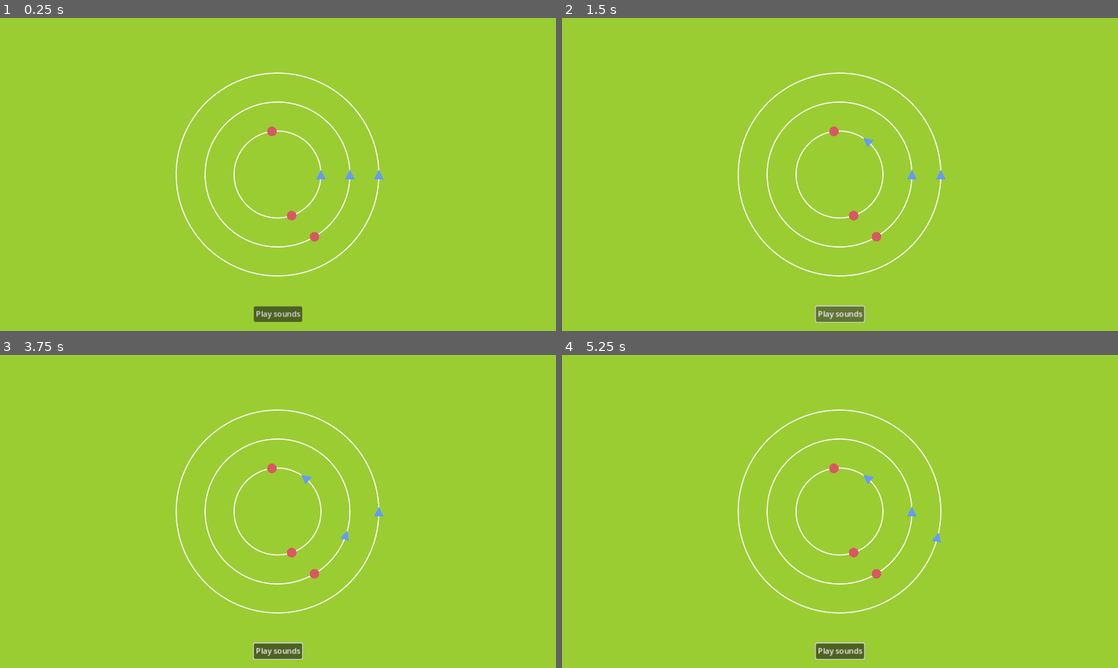
Above: before the commit, frames 1-4 (two rows, left to right).
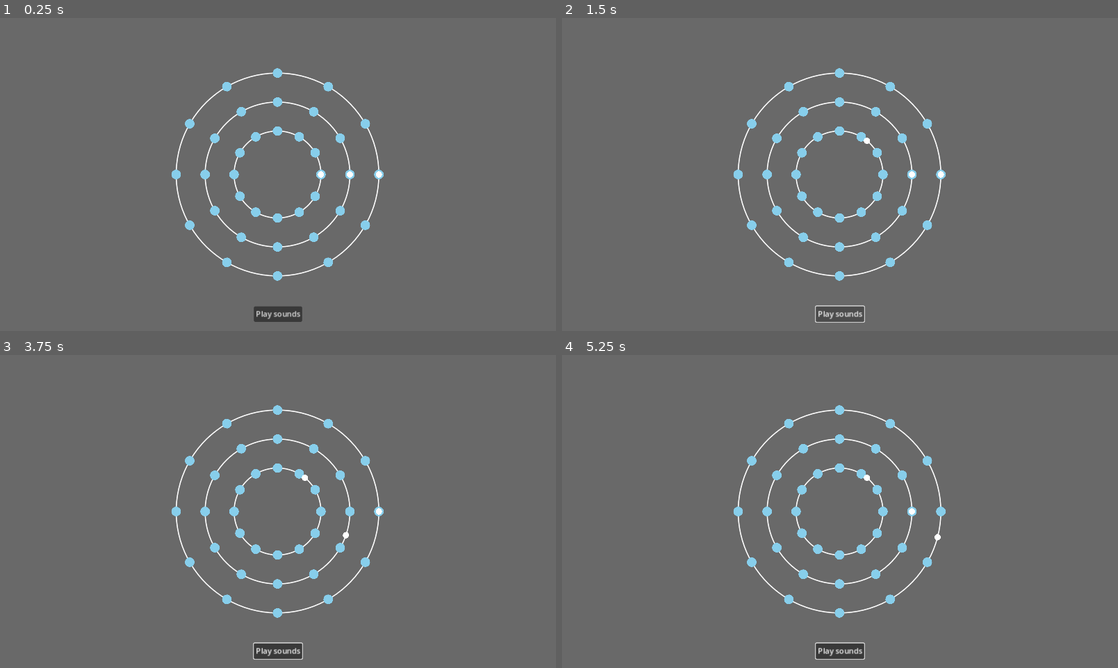
Above: after the commit, the same moments.

Repository: rockgem/Concentrix
Game: Godot game, scene res://scenes/World.tscn
Same seed, same stepped clock (60 frames per second), same inputs: the game is played once before the commit and once after it.
Inputs (mouse positions are in pixels of both pictures, inside the frame that each line leads up to):
- Up to frame 1 (0.25 s): no input
- Up to frame 2 (1.5 s): tap Enter at 0.5 s; drag from (884, 174) to (895, 105) at 0.52 s; click "Play sounds" at 1.25 s
- Up to frame 3 (3.75 s): drag from (272, 467) to (289, 552) at 2.02 s; click (289, 552) at 2.92 s; drag from (350, 511) to (316, 574) at 3.52 s
- Up to frame 4 (5.25 s): drag from (878, 574) to (940, 511) at 4.27 s; drag from (940, 511) to (878, 574) at 5.02 s

The runs differ from the first frame. In frame 1, 99% of the frame differs, in the area x 0-100%, y 0-100%; in frame 2, 99%; in frame 3, 99%; in frame 4, 99%.

Commit message:
ability to change shapes, colors, frequency of sound

Diff:
--- a/actors/elements/Point.gd
+++ b/actors/elements/Point.gd
@@ -7,15 +7,12 @@
 }
 
 var type = TYPE.POINT
-var sound = ''
+var sound_hz = 100.0
+var default_size = 0.32
 
 var is_dragging = false
 
 
-
-func _ready():
-	match type:
-		TYPE.STATION: $Inner/Circle.texture = load("res://art/circle.png")
 
 
 func _physics_process(delta):
@@ -28,10 +25,6 @@
 		is_dragging = false
 
 
-func play_sound():
-	pass
-
-
 func check_touching():
 	if type == TYPE.POINT:
 		for a in $Inner/Area2D.get_overlapping_areas():
@@ -40,7 +33,19 @@
 
 func _on_area_2d_area_entered(area):
 	if type == TYPE.STATION:
-		Sfx.play_sound(sound)
+		var playback # Will hold the AudioStreamGeneratorPlayback.
+		var sample_hz = $AudioStreamPlayer.stream.mix_rate
+
+		$AudioStreamPlayer.play()
+		playback = $AudioStreamPlayer.get_stream_playback()
+
+		var phase = 0.0
+		var increment = sound_hz / sample_hz
+		var frames_available = playback.get_frames_available()
+
+		for i in range(frames_available / 4):
+			playback.push_frame(Vector2.ONE * sin(phase * TAU))
+			phase = fmod(phase + increment, 1.0)
 
 
 func _on_area_2d_area_exited(area):
--- a/actors/elements/Point.tscn
+++ b/actors/elements/Point.tscn
@@ -1,9 +1,11 @@
-[gd_scene load_steps=4 format=3 uid="uid://xioa8mhmmr3e"]
+[gd_scene load_steps=5 format=3 uid="uid://xioa8mhmmr3e"]
 
 [ext_resource type="Script" path="res://actors/elements/Point.gd" id="1_yjnkl"]
-[ext_resource type="Texture2D" uid="uid://cixoodxtkg3jl" path="res://art/tri.png" id="2_05dci"]
+[ext_resource type="Texture2D" uid="uid://cynbonolh6jlt" path="res://art/circle_small.png" id="2_cion6"]
 
 [sub_resource type="CircleShape2D" id="CircleShape2D_8550m"]
+
+[sub_resource type="AudioStreamGenerator" id="AudioStreamGenerator_824ha"]
 
 [node name="Point" type="Node2D" groups=["Point"]]
 script = ExtResource("1_yjnkl")
@@ -17,7 +19,10 @@
 
 [node name="Circle" type="Sprite2D" parent="Inner"]
 scale = Vector2(0.32, 0.32)
-texture = ExtResource("2_05dci")
+texture = ExtResource("2_cion6")
+
+[node name="AudioStreamPlayer" type="AudioStreamPlayer" parent="."]
+stream = SubResource("AudioStreamGenerator_824ha")
 
 [connection signal="area_entered" from="Inner/Area2D" to="." method="_on_area_2d_area_entered"]
 [connection signal="area_exited" from="Inner/Area2D" to="." method="_on_area_2d_area_exited"]
--- a/scenes/World.gd
+++ b/scenes/World.gd
@@ -31,11 +31,19 @@
 	distance_changed.connect(on_distance_changed)
 
 	add_circles(circles_count)
-	add_station_to_circle(1, 1, 36.0, 'Beep2')
-	add_station_to_circle(1, 1, 240.0, 'Beep')
-	add_station_to_circle(2, 1, 89.0, 'Beep')
+	#add_station_to_circle(1, 1, 36.0, 655, 'square', Color.GREEN, .34)
+	#add_station_to_circle(1, 1, 240.0, 400, 'circle', Color.BLUE, .48)
+	#add_station_to_circle(2, 1, 89.0, 300, 'circle')
+	#add_station_to_circle(3, 1, 89.0, 300, 'triangle', Color.RED)
 
-	change_background_color(Color.YELLOW_GREEN)
+	change_background_color(Color.DIM_GRAY)
+
+	var count = 1
+	for circle in $Sort.get_children():
+		for i in 12:
+			add_station_to_circle(count, 1, i * PI / 6, 655, 'circle', Color.SKY_BLUE)
+
+		count += 1
 
 
 func delete_all():
@@ -57,10 +65,11 @@
 
 		var obj = load("res://actors/elements/Point.tscn").instantiate()
 		obj.type = 0
+		obj.z_index = 99
 		c.add_object(obj)
 
 
-func add_station_to_circle(idx, amount = 1, rot = 0.0, sound = 'Beep'):
+func add_station_to_circle(idx, amount = 1, rot = 0.0, sound_hz = 48.0, shape = 'circle', shape_color: Color = Color.WHITE, size = 0.32):
 	var circle = $Sort.get_child(idx - 1)
 
 	if circle == null:
@@ -70,7 +79,10 @@
 		for i in amount:
 			var station = load("res://actors/elements/Point.tscn").instantiate()
 			station.type = 1
-			station.sound = sound
+			station.sound_hz = sound_hz
+			station.get_node('Inner/Circle').texture = load("res://art/%s.png" % shape)
+			station.get_node('Inner/Circle').modulate = shape_color
+			station.get_node('Inner/Circle').scale = Vector2(size, size)
 
 			circle.add_object(station, rot)
 
--- a/scenes/World.tscn
+++ b/scenes/World.tscn
@@ -15,7 +15,7 @@
 grow_horizontal = 2
 grow_vertical = 2
 mouse_filter = 2
-color = Color(0.231373, 0.231373, 0.231373, 1)
+color = Color(0.411765, 0.411765, 0.411765, 1)
 
 [node name="PlaySounds" type="Button" parent="CanvasLayer"]
 anchors_preset = 7
Binary file changed: art/circle.png
Binary file added: art/circle_small.png
Not shown, changed: art/circle_small.png.import
Binary file added: art/diamond.png
Not shown, added: art/diamond.png.import
Binary file added: art/square.png
Not shown, added: art/square.png.import
Binary file removed: art/tri.png
Binary file added: art/triangle.png
Not shown, added: art/triangle.png.import
